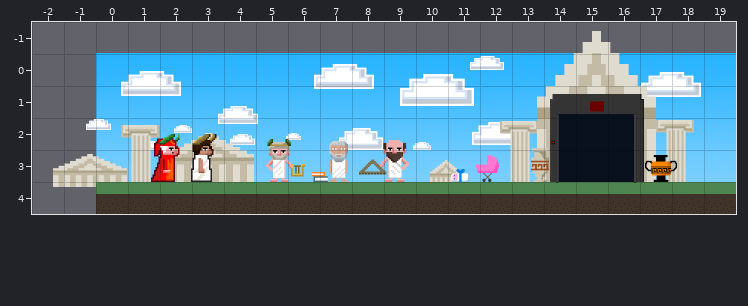
A Tiled map gets an edit: game/maps/level2_limbo.tmx. The picture above was drawn from the file before the commit.
Cells are 128x128 px. Shown: x -2..19, y -1..4.
After the commit:
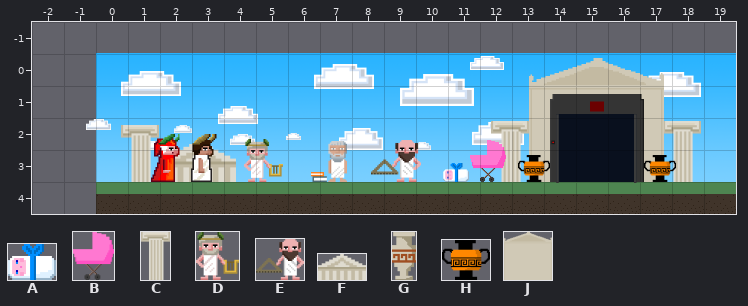
Key: from "background": A 13 "baby", B 14 "baby2", C 16 "column", D 17 "homer", E 19 "pythagoras", F 20 "shrine", G 21 "vase", H 22 "vase2", J 23 "elevator_back".
Objects are placed by their top-left corner, in cells (3,4 is the top-left corner of cell 3,4); size is 1x1 cell unless given.
The exact change:
--- layer "background_objects_2"
-C "column" at 12.6,2.1 size 1.2x2
+C "column" at 12.4,2.1 size 1.2x2
-C "column" at 17.5,2.1 size 1.2x2
+C "column" at 17.7,2.1 size 1.2x2
+F "shrine" at 2,2.7 size 2.4x1.3
+J "elevator_back" at 13.5,0.1 size 4.2x4.2
-F "shrine" at 2.1,2.5 size 2.8x1.5
-F "shrine" at 13.8,-0.7 size 3.7x4.8
-F "shrine" at -1.3,3.1 size 2.3x1
-F "shrine" at 10.4,3.3 size 1x0.8
--- layer "background_objects_1"
-B "baby2" at 11.9,3.2 size 0.7x0.8
+B "baby2" at 11.7,2.7 size 1.1x1.3
+H "vase2" at 13.2,3.2 size 1x0.8
-G "vase" at 13.6,2.9 size 0.5x1.1
--- layer "game"
-D "homer" at 5.3,2.6 size 1.2x1.4
+D "homer" at 4.6,2.6 size 1.2x1.4
-A "baby" at 11.1,3.6 size 0.5x0.4
+A "baby" at 10.8,3.4 size 0.8x0.6
-E "pythagoras" at 8.2,2.7 size 1.6x1.3
+E "pythagoras" at 8.6,2.7 size 1.6x1.3
Pixel boxes of the changes (left, top, right, bottom) in both pictures:
changed: (430, 31, 701, 182)
changed: (175, 133, 305, 182)
changed: (359, 140, 421, 182)
removed: (53, 154, 127, 187)
